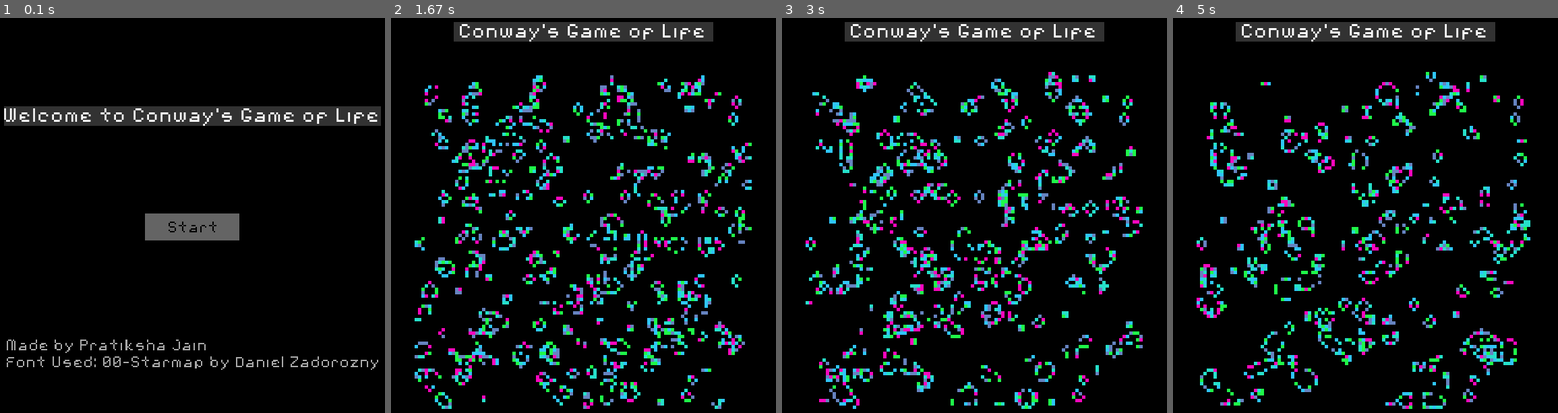
Above: before the commit, frames 1-4 (left to right).
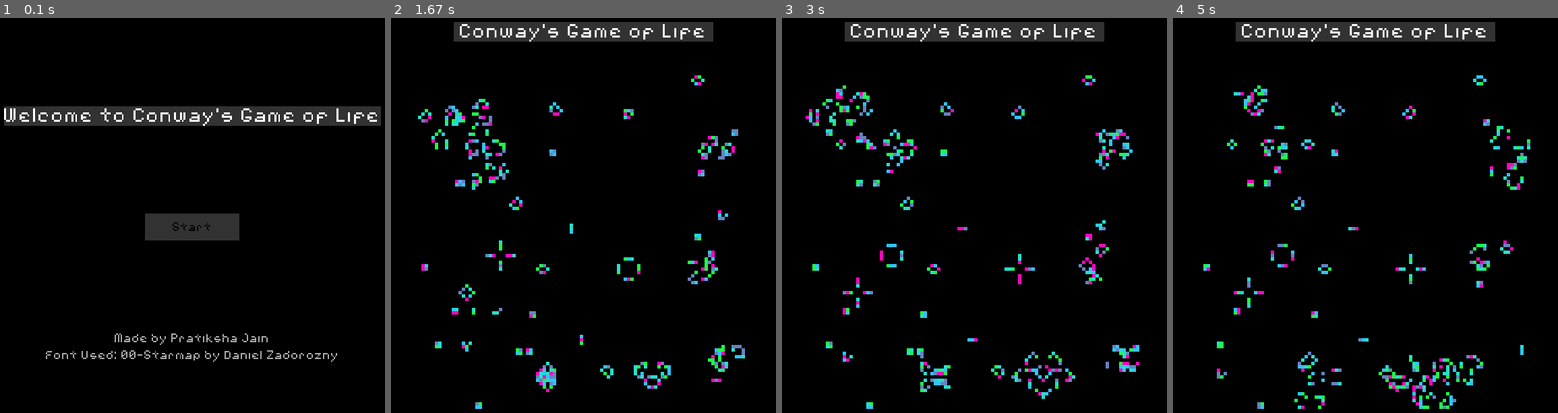
Above: after the commit, the same moments.

Repository: PratikshaJain37/Conways-Game-Of-Life-Pygame
Game: pygame game, started from main.py
Same seed, same stepped clock (60 frames per second), same inputs: the game is played once before the commit and once after it.
Inputs (mouse positions are in pixels of both pictures, inside the frame that each line leads up to):
- Up to frame 1 (0.1 s): no input
- Up to frame 2 (1.67 s): click (583, 227) at 0.38 s
- Up to frame 3 (3 s): no input
- Up to frame 4 (5 s): click (1442, 191) at 3.8 s; click (1215, 128) at 4.2 s; click (1238, 270) at 4.6 s; move the mouse to (1504, 314) at 4.87 s

The runs differ from the first frame. In frame 1, 3.5% of the frame differs, in the area x 1-99%, y 22-90%; in frame 2, 13%, in the area x 6-94%, y 14-99%; in frame 3, 13%; in frame 4, 11%.

Commit message:
v1.2.1: Cleaned the code

Diff:
--- a/helpers.py
+++ b/helpers.py
@@ -6,10 +6,40 @@
 # Imports #
 import random
 import numpy as np
+import pygame
 
 # ---------------------#
 
+# Make random status array
+
+def RandomizeArray(INT, current_status_array):
+    for i in range(INT):
+        for j in range(INT):
+            if random.random() > 0.9:
+                current_status_array[i][j] = 1
+
+# ----------#
+
+# For displaying text
+
+def DisplayText(content, size, color, location, color_bg=None, fontstyle="00-starmap.TTF", antialias=False):
+
+    # Defining font style and size
+    font = pygame.font.Font(fontstyle, size)
+
+    # Rendering it
+    text = font.render(content, antialias, color, color_bg, )
+
+    # Setting it's location
+    rect = text.get_rect()
+    rect.center = location
+
+    return text, rect
+
+# ----------#
+
 # For updating the array
+
 def UpdateArray(current_status, INT):
 
     #Generating new updated array (empty)
@@ -50,6 +80,7 @@
 # ----------#
 
 # For calculating number of alive neighbors
+
 def GetAliveNeigh(x,y,current_status,INT):
 
     alive_neigh = 0
--- a/main.py
+++ b/main.py
@@ -39,32 +39,18 @@
 COLORS = [(random.randint(1,256),random.randint(0,256),random.randint(0,256)) for i in range(5)]
 COLOR_DEAD = black
 
-# Defining basic font
+# Defining default font
 starmap = "00-starmap.TTF"
 
-# Initialize Status Array
+# Initialize Status Array and make it randomly filled with 0's and 1's
 current_status_array = np.zeros((INT,INT), dtype=int)
-
-# ---------------------#
-
-# Make random status array
-
-for i in range(INT):
-    for j in range(INT):
-        if random.random() > 0.8:
-            current_status_array[i][j] = 1
+RandomizeArray(INT, current_status_array)
 
 # ---------------------#
 
 # For Title Text to be displayed
 
-# Defining font style and size
-font_title = pygame.font.Font(starmap, 32)
-
-# Defining position of rect
-text_title = font_title.render(" Conway's Game of Life ", True, white, darkgrey)
-textrect_title = text_title.get_rect()
-textrect_title.center = (40+INT*SIZE/2, 40)
+title_text, title_rect = DisplayText(" Conway's Game of Life ", 32,white,(40+INT*SIZE/2, 40) ,color_bg=darkgrey, antialias=True)
 
 # ---------------------#
 
@@ -110,55 +96,67 @@
 
 # ---------------------#
 
-# Introduction start screen
-# sort this out! add comments + see if text can be shifted to helpers.py
-# The button works!
+# Loop for Start Screen
+
+# Setting up the start button, it's rect and the label on it
+start_button = (width/2-70, height/2-20)
+start_button_rect = Rect(start_button[0],start_button[1],140,40)
+
+intro_start_text, intro_start_rect = DisplayText('Start', 20, black,(width/2,height/2))
 
 
+# For displaying title text
+intro_title_text, intro_title_rect = DisplayText("Welcome to Conway's Game of Life", 32, white, (width/2,height/4) , color_bg=darkgrey)
+
+# For displaying Created By text
+intro_creator_text, intro_creator_rect = DisplayText("Made by Pratiksha Jain", 20, lightgrey, (width/2, height*3/4))
+
+# For displaying Credits text
+intro_credits_text, intro_credits_rect = DisplayText("Font Used: 00-Starmap by Daniel Zadorozny", 20, lightgrey, (width/2,height*3/4+25))
+
+
+# Initializing status for loop
 intro = True
 
 while intro:
 
-    screen.fill((0,0,0))
+    # For getting location of mouse
     mouse = pygame.mouse.get_pos()
-    intro_title = pygame.font.Font(starmap, 32)
-    introlabel = intro_title.render("Welcome to Conway's Game of Life", True, white, darkgrey)
-    introtextRect = introlabel.get_rect()
-    introtextRect.center = (width/2,height/4)
-    intro_text = pygame.font.Font(starmap, 25)
-    intro_text1 = intro_text.render("Made by Pratiksha Jain",False, lightgrey)
-    intro_text2 = intro_text.render("Font Used: 00-Starmap by Daniel Zadorozny",False, lightgrey)
-    start_label = intro_text.render("Start", False, black)
 
-    if width/2-70 <= mouse[0] <= width/2+70 and height/2-20 <= mouse[1] <= height/2+20:
-        pygame.draw.rect(screen,(170,170,170),[width/2-70,height/2-20,140,40])
+    # For hover colour change - colour changes to light grey
+    if start_button[0] <= mouse[0] <= start_button[0]+140 and start_button[1] <= mouse[1] <= start_button[1]+40:
+        pygame.draw.rect(screen, lightgrey, start_button_rect)
     else:
-        pygame.draw.rect(screen,(100,100,100),[width/2-70,height/2-20,140,40])
+        pygame.draw.rect(screen, darkgrey, start_button_rect)
 
+    # Loop for events
     for event in pygame.event.get():
 
-        if event.type==MOUSEBUTTONDOWN:
-
-            if width/2 <= mouse[0] <= width/2+140 and height/2 <= mouse[1] <= height/2+40:
-                screen.fill((0,0,0))
+        # If start button is pressed, the intro is turned off
+        if event.type == MOUSEBUTTONDOWN:
+            if start_button[0] <= mouse[0] <= start_button[0]+140 and start_button[1] <= mouse[1] <= start_button[1]+40:
                 intro = False
 
+        # Main quit function
         if event.type == QUIT:
             exit()
 
-    screen.blit(start_label,[width/2-35,height/2-10,140,40])
-    screen.blit(intro_text1, [15, height*3/4])
-    screen.blit(intro_text2, [15, height*3/4+25])
-    screen.blit(introlabel,introtextRect)
-    pygame.display.flip()
-    screen.fill((0,0,0))
+    # Blitting the text on to the screen surface
+    screen.blit(intro_title_text,intro_title_rect)
+    screen.blit(intro_creator_text, intro_creator_rect)
+    screen.blit(intro_credits_text, intro_credits_rect)
+    screen.blit(intro_start_text, intro_start_rect)
 
 
+    # Refresh screen
+    pygame.display.update()
 
+    # Setting the screen to black - default
+    screen.fill(black)
 
 # ---------------------#
 
-# Main python loop
+# Main python loop for game
 
 while running:
 
@@ -173,7 +171,7 @@
         box.update()
 
     # Display Title
-    screen.blit(text_title, textrect_title)
+    screen.blit(title_text, title_rect)
 
     # Refresh screen
     pygame.display.update()
